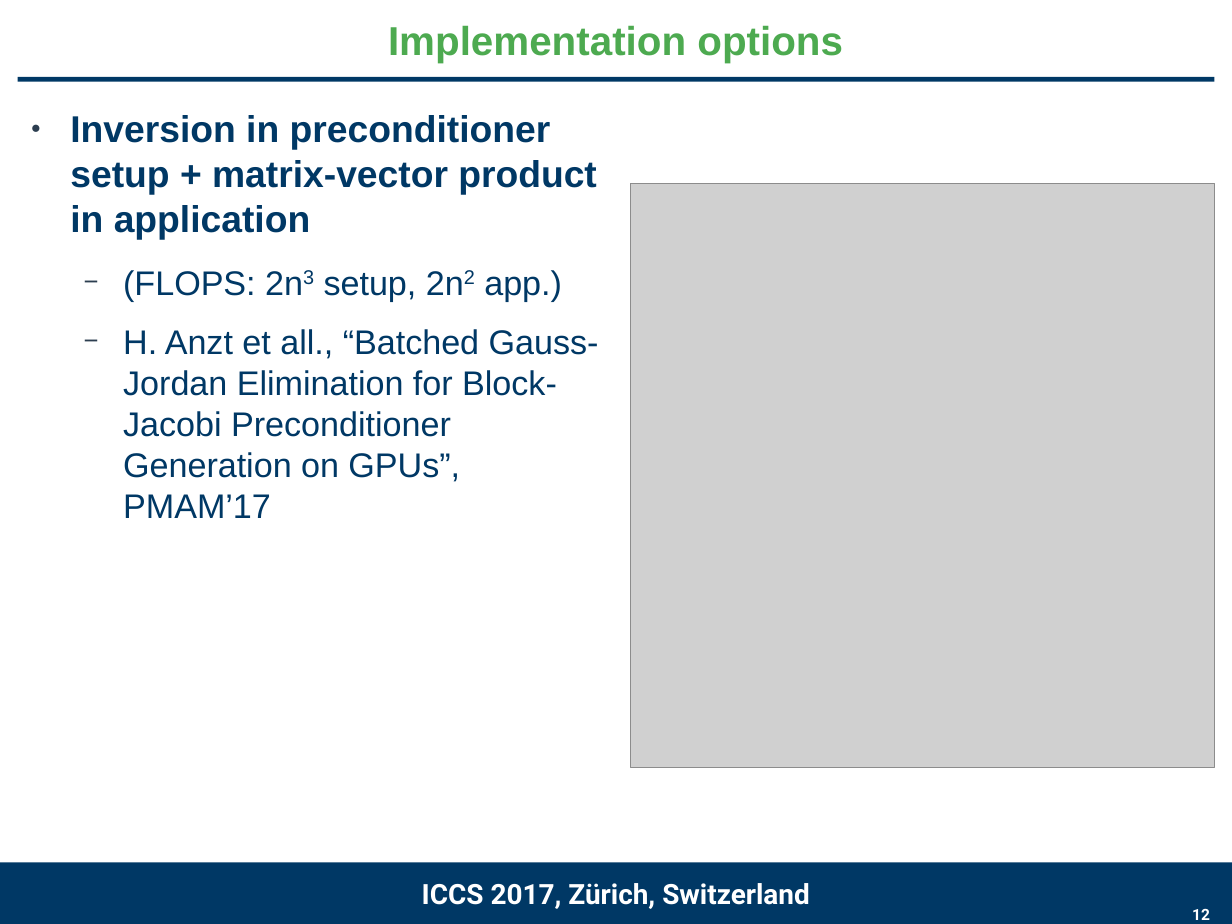
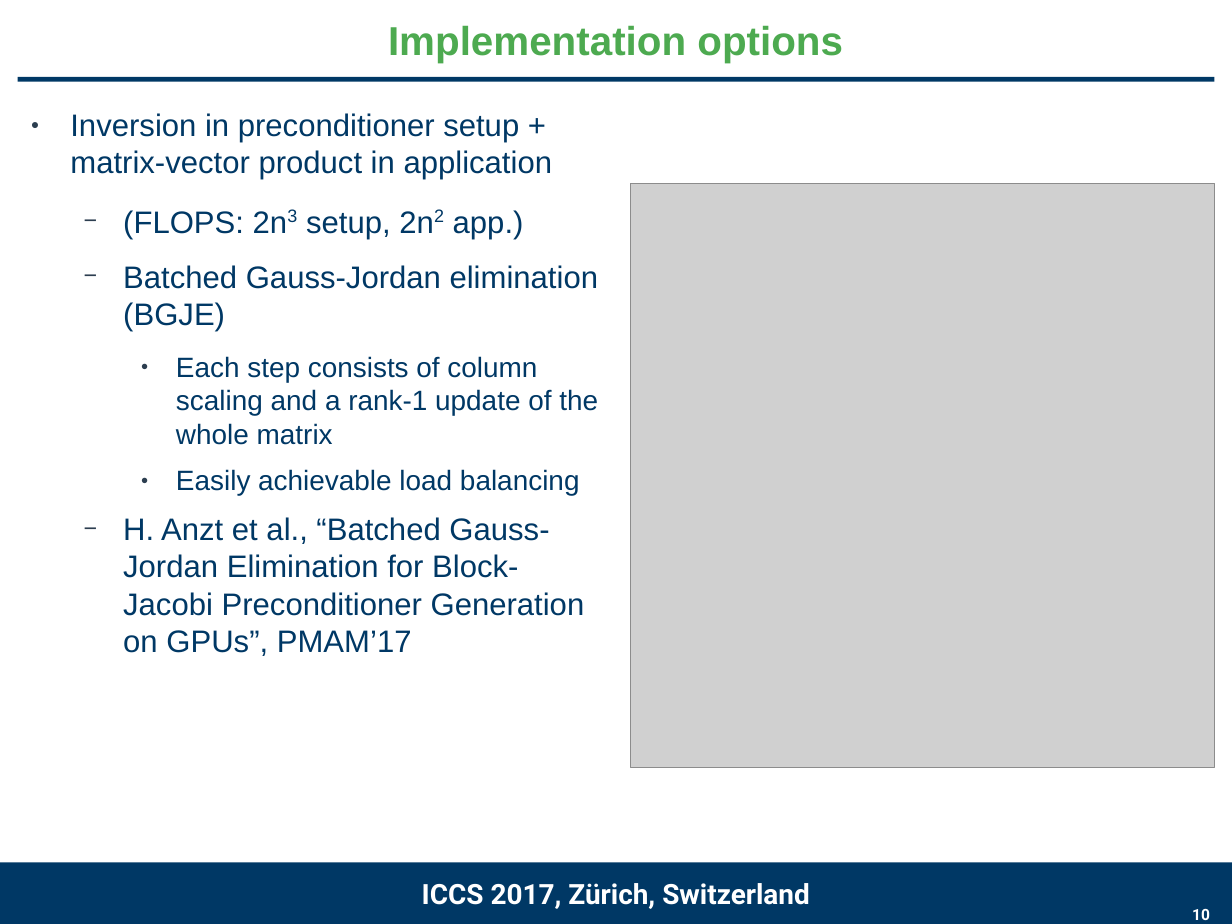
Before and after one commit to gflegar/talks, a slide deck: slide 10 of iccs_2017/slides.odp (slide 12 before the commit). Drawn at 1232x924 pixels with LibreOffice and Linux fonts; fonts in the diff are those of the drawing; grey boxes stand for pictures; background and template pictures are left out. Boxes give left, top, right and bottom in pixels: in the first picture for what was removed or moved away, otherwise in the second. Text is boxed around its words. In the diff, an @@ line names an element or a change of style, - is before the commit and + after.

```diff
--- a/iccs_2017/slides.odp
+++ b/iccs_2017/slides.odp
@@ text at [70,113,553,239]: size 24 to 20 pt, bold off in "Inversion in preconditioner setup + matrix-vector product ..."; size 22 to 20 pt in "(FLOPS: 2n3 setup, 2n2 app.)" @@
@@ text at [123,265,598,656]: text changed; size 22 to 20 pt @@
-  − H. Anzt et all., “Batched Gauss-Jordan Elimination for Block-Jacobi Preconditioner Generation on GPUs”, PMAM’17
+  − Batched Gauss-Jordan elimination (BGJE)
+    ● Each step consists of column scaling and a rank-1 update of the whole matrix
+    ● Easily achievable load balancing
+  − H. Anzt et al., “Batched Gauss-Jordan Elimination for Block-Jacobi Preconditioner Generation on GPUs”, PMAM’17
@@ page number at [1192,908,1210,920]: text changed @@
-12
+10
```
Also in this commit, not shown: 10 other slides changed, 1 slide added, 2 slides removed, 2 other files.
